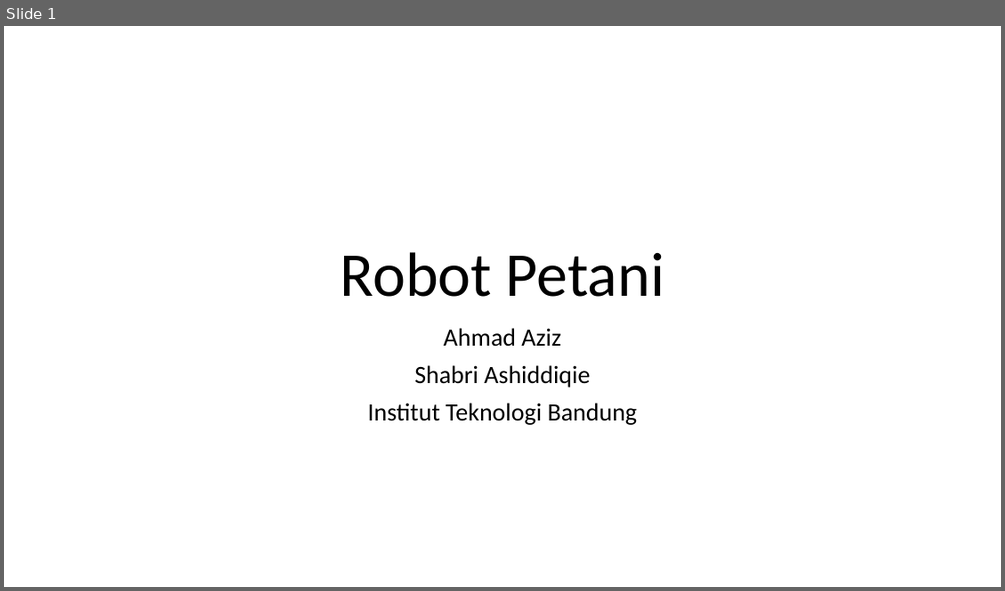
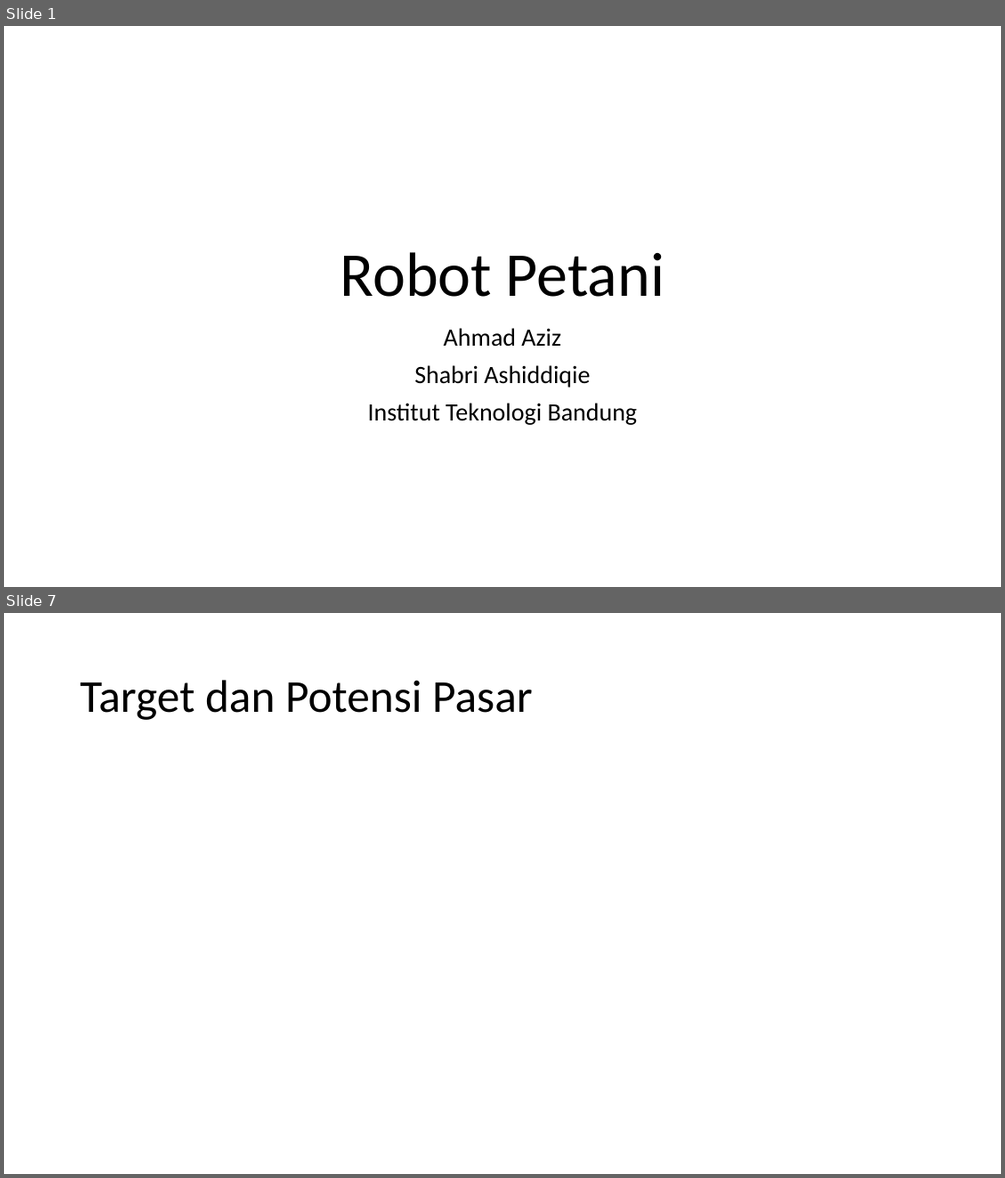
Before and after one commit to Shiddieqy/Bottani, a slide deck: Docs/Pitch Deck Robot Petani.pptx. Shown one above the other, each under a label of ours: slide 1 before the commit, slides 1 and 7 after it; the slides between them are not shown. The pictures are 1005x591 and 1005x1178 pixels, drawn with LibreOffice and Linux fonts; fonts in the diff are those of the drawing. Boxes give left, top, right and bottom in pixels: in the first picture for what was removed or moved away, otherwise in the second. Text is boxed around its words. In the diff, an @@ line names an element or a change of style, - is before the commit and + after.

```diff
--- a/Docs/Pitch Deck Robot Petani.pptx
+++ b/Docs/Pitch Deck Robot Petani.pptx
@@ slide 7 added at [4,613,1001,1174], background #FFFFFF @@
@@ title added at [80,680,533,720], 44 pt, text #000000 @@
+Target dan Potensi Pasar
```
Also in this commit, not shown: 7 other slides added, 1 other file.
